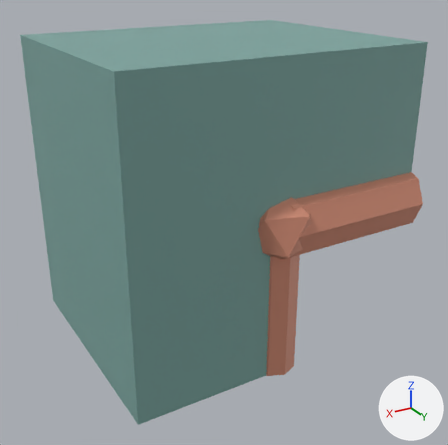
An edit to the FBX model Assets/_Project/Art/Models/Kit/TH_Tile_13.fbx, drawn before and after from the same camera.
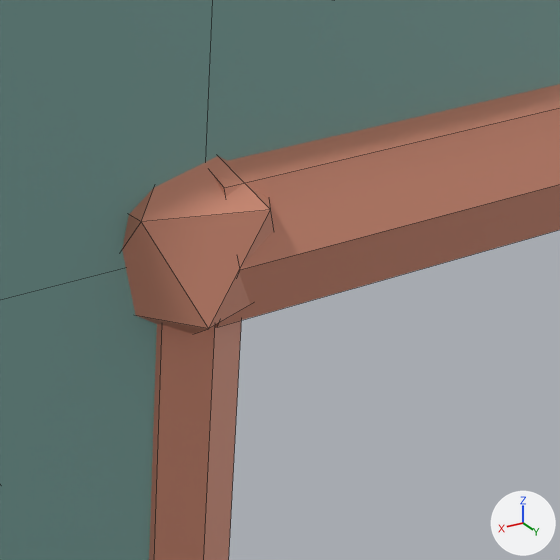
Each version is shown whole from a 50 mm camera at (1.117, 1.473, 0.812) aimed at (0.009, -0.375, -0.112), then close up on the part from 48% to 92% of the width and 32% to 76% of the height. The axes (+X, +Y, +Z) are drawn at lower right. The lights are the same throughout. The last two pictures show the newer version. The close-ups show mesh edges as thin lines. Where no turn or scale is listed for an object, it has been applied to the vertices. Vertices at exactly the same position are counted once.

The older version as bpy lines, for what is in view:
```python
me_th_tile_13_001 = bpy.data.meshes.new('TH_Tile_13.001')
me_th_tile_13_001.from_pydata(...)  # 68 vertices, 62 faces; spans x -0.55..0.55, y -0.9..0.07, z -0.55..0.55
# faces by material slot: [16, 46]
me_th_tile_13_001.materials.append(mat_body_th)  # greyish cyan #7ca6a0
me_th_tile_13_001.materials.append(mat_trim_th)  # beige #d48e76
ob_th_tile_13 = bpy.data.objects.new('TH_Tile_13', me_th_tile_13_001)
ob_th_tile_13.location = (0.0, 0.0, 0.0)
```
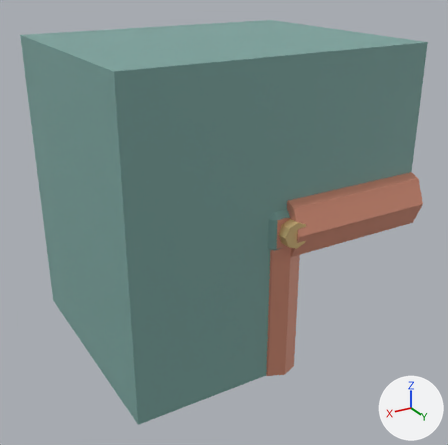
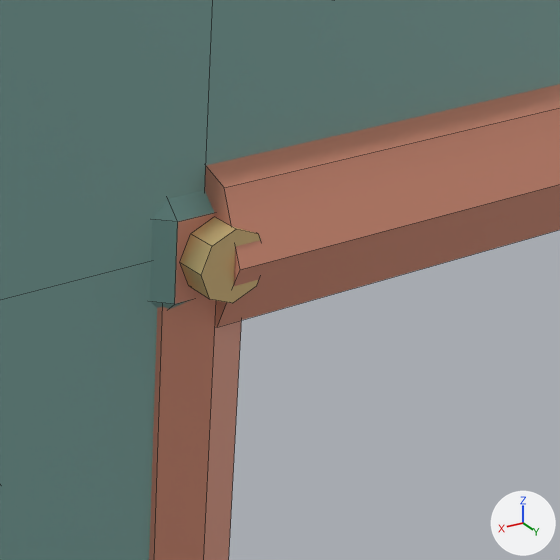
Where the change shows, as pixel boxes [x1, y1, x2, y2] in the close-ups (560 x 560 px; the box of a moved part takes in the faces that stretch with it):
part 1 of me_th_tile_13_001, added (beige): after [180, 217, 261, 303]
part 2 of me_th_tile_13_001, moved or reshaped: before [122, 156, 274, 334]; after [150, 190, 215, 309]

Diff of the bpy script that builds the scene:
```diff
--- a/Assets/_Project/Art/Models/Kit/TH_Tile_13.fbx.py
+++ b/Assets/_Project/Art/Models/Kit/TH_Tile_13.fbx.py
@@ mat_metal_th @@
+mat_metal_th = principled_material('Metal.TH')
+mat_metal_th.base_color = (0.76, 0.56, 0.26)  # beige #e2c58b
+mat_metal_th.metallic = 0.6
+mat_metal_th.roughness = 0.55
@@ me_th_tile_13_001 @@
 # used by ob_th_tile_13; location = (0.0, 0.0, 0.0)
-me_th_tile_13_001.from_pydata(...)  # 68 vertices, 62 faces; spans x -0.55..0.55, y -0.9..0.07, z -0.55..0.55
+me_th_tile_13_001.from_pydata(...)  # 96 vertices, 78 faces; spans x -0.55..0.55, y -0.92..0.07, z -0.55..0.55
+# me_th_tile_13_001 part 1: a new loose piece, an 8-sided cylinder along y spanning x -0.045..0.045, y 0.02..0.06, z -0.045..0.045, in mat_metal_th (beige #e2c58b)
+# me_th_tile_13_001 part 2
+# 11 vertices are removed from x -0.125..0.125, y -0.169..0.069, z -0.14..0.063
+# 20 faces are deleted
+# 1 vertex moves from x 0.0, y -0.05, z 0.14 to x 0.13, y -0.06, z 0.05
+# 15 vertices are added at x -0.13..0.13, y -0.92..0.02, z -0.13..0.13
+# 8 new vertices lie (0.1, 0.0, 0.0) away from vertices in x -0.05, y -0.92..0.02, z -0.13..0.13
+# 20 new faces join them, mat_body_th (greyish cyan #7ca6a0)
+# 6 new faces join them, mat_trim_th (beige #d48e76)
 me_th_tile_13_001.materials.append(mat_body_th)
 me_th_tile_13_001.materials.append(mat_trim_th)
+me_th_tile_13_001.materials.append(mat_metal_th)  # beige #e2c58b
```
